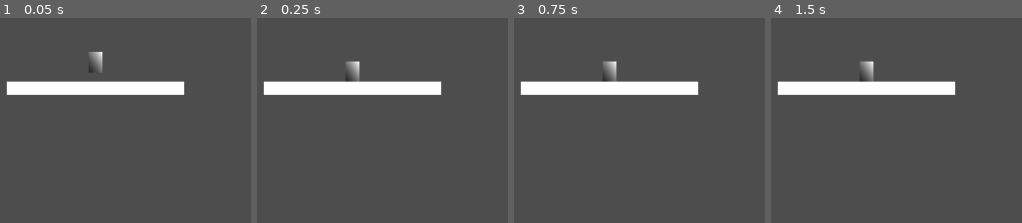
Above: before the commit, frames 1-4 (left to right).
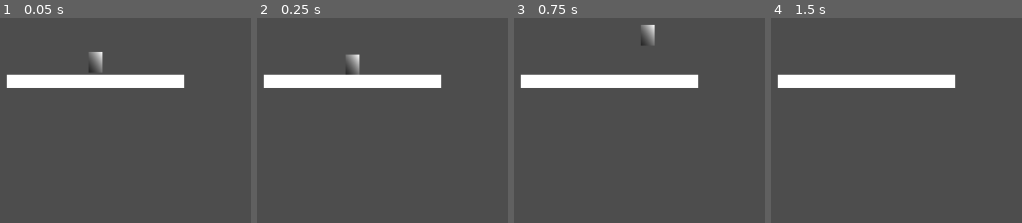
Above: after the commit, the same moments.

Repository: catloaf2048/TavernJam
Game: Godot game, scene res://Assets/Scene/Test.tscn
Two runs of this game, one before a commit and one after it. Both use one fixed random seed, a clock stepped at 60 frames per second and the inputs below. The project has no main scene, so this scene is started directly.
Inputs:
- Up to frame 1 (0.05 s): no input
- Up to frame 2 (0.25 s): no input
- Up to frame 3 (0.75 s): tap Enter (ui_accept) at 0.5 s; hold Right (ui_right) from 0.53 s (still down)
- Up to frame 4 (1.5 s): tap Enter (ui_accept) at 0.77 s; release Right (ui_right) at 1.28 s; hold Left (ui_left) from 1.28 s (still down)

The runs differ from the first frame. In frame 1, 5.2% of the frame differs, in the area x 2-74%, y 27-38%; in frame 2, 5.7%; in frame 3, 5.9%, in the area x 2-74%, y 3-38%; in frame 4, 5.5%.
Error before the commit: Cannot call method 'get_overlapping_bodies' on a null value. (res://src/GDScript/PlayerController.gd:13)

Commit message:
Updated groundcheck

Diff:
--- a/Assets/Scene/Player.tscn
+++ b/Assets/Scene/Player.tscn
@@ -1,6 +1,9 @@
 [gd_scene format=3 uid="uid://bcdn0bl2u0o6m"]
 
 [ext_resource type="Script" uid="uid://decrtfnrxnm81" path="res://src/GDScript/PlayerController.gd" id="1_otfaf"]
+
+[sub_resource type="PhysicsMaterial" id="PhysicsMaterial_otfaf"]
+friction = 0.2
 
 [sub_resource type="CapsuleShape2D" id="CapsuleShape2D_6aqw4"]
 
@@ -13,11 +16,23 @@
 height = 30
 fill_from = Vector2(0, 1)
 
-[node name="Player" type="RigidBody2D" unique_id=17811856]
+[sub_resource type="RectangleShape2D" id="RectangleShape2D_otfaf"]
+size = Vector2(10, 5)
+
+[node name="Player" type="RigidBody2D" unique_id=17811856 node_paths=PackedStringArray("groundCheck")]
+physics_material_override = SubResource("PhysicsMaterial_otfaf")
+lock_rotation = true
 script = ExtResource("1_otfaf")
+groundCheck = NodePath("GroundCheck")
 
 [node name="CollisionShape2D" type="CollisionShape2D" parent="." unique_id=1094130291]
 shape = SubResource("CapsuleShape2D_6aqw4")
 
 [node name="Sprite2D" type="Sprite2D" parent="." unique_id=1949950256]
 texture = SubResource("GradientTexture2D_otfaf")
+
+[node name="GroundCheck" type="Area2D" parent="." unique_id=470305319]
+position = Vector2(0, 15)
+
+[node name="CollisionShape2D" type="CollisionShape2D" parent="GroundCheck" unique_id=2101167627]
+shape = SubResource("RectangleShape2D_otfaf")
--- a/Assets/Scene/Test.tscn
+++ b/Assets/Scene/Test.tscn
@@ -16,8 +16,8 @@
 
 [node name="Player" parent="." unique_id=1999478232 instance=ExtResource("1_4peif")]
 
-[node name="StaticBody2D" type="StaticBody2D" parent="." unique_id=1944801384]
-position = Vector2(0, 30)
+[node name="StaticBody2D" type="StaticBody2D" parent="." unique_id=1944801384 groups=["Ground"]]
+position = Vector2(0, 20)
 
 [node name="CollisionShape2D" type="CollisionShape2D" parent="StaticBody2D" unique_id=1878543670]
 shape = SubResource("SegmentShape2D_jiiil")
--- a/project.godot
+++ b/project.godot
@@ -18,6 +18,10 @@
 
 project/assembly_name="TavernJam"
 
+[global_group]
+
+Ground=""
+
 [physics]
 
 3d/physics_engine="Jolt Physics"
--- a/src/GDScript/PlayerController.gd
+++ b/src/GDScript/PlayerController.gd
@@ -4,13 +4,13 @@
 @export var SPEED: float = 300.0
 @export var JUMP_VELOCITY: float = -400.0
 
-@export var Raycast:Area2D;
+@export var groundCheck:Area2D;
 
 
 func _physics_process(delta: float) -> void:
 	# Add the gravity.
 	var ground:bool = false;
-	for x in Raycast.get_overlapping_bodies():
+	for x in groundCheck.get_overlapping_bodies():
 		if(x.is_in_group('Ground')):
 			ground=true;
 			break;
